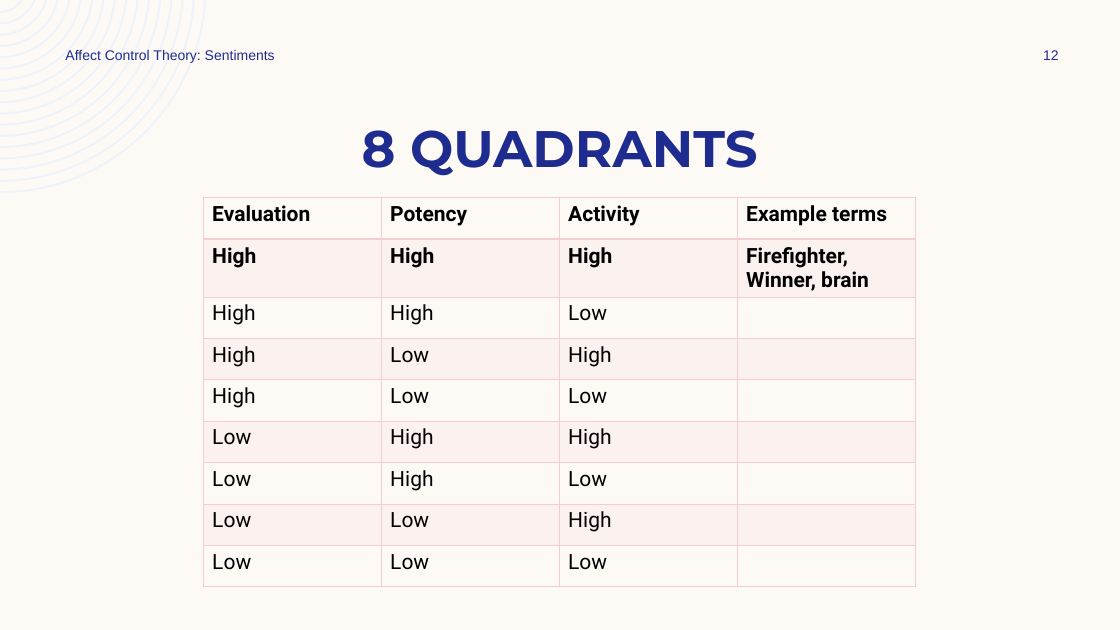
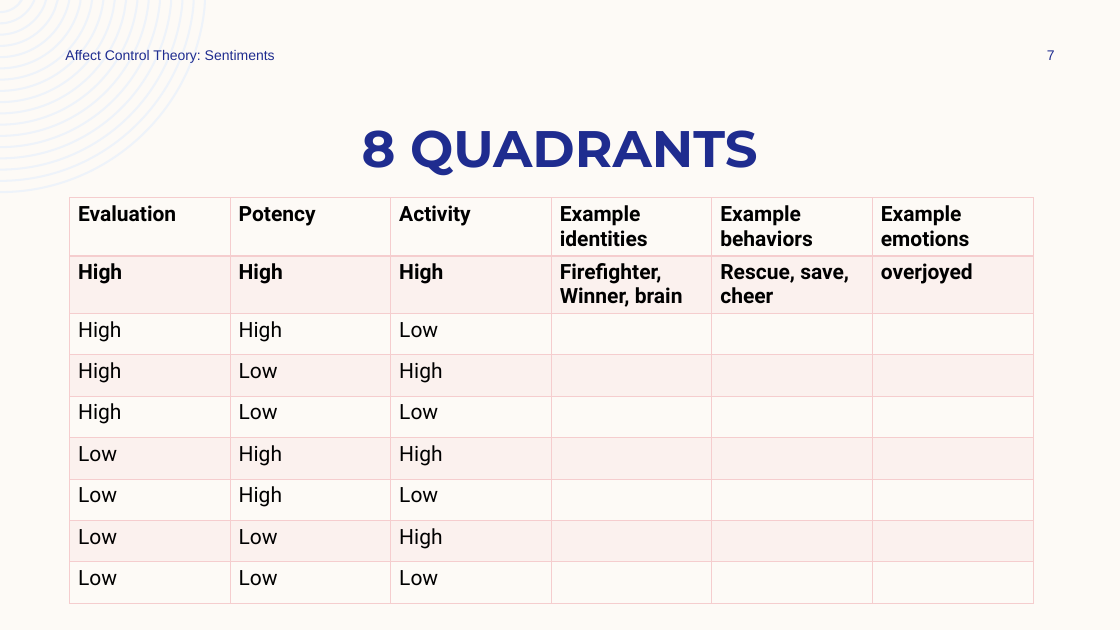
Before and after one commit to ekmaloney/soc490s, a slide deck: slide 7 of slides/jan_26.pptx (slide 12 before the commit). Drawn at 1120x630 pixels with LibreOffice and Linux fonts; fonts in the diff are those of the drawing. Boxes give left, top, right and bottom in pixels: in the first picture for what was removed or moved away, otherwise in the second. Text is boxed around its words. In the diff, an @@ line names an element or a change of style, - is before the commit and + after.

```diff
--- a/slides/jan_26.pptx
+++ b/slides/jan_26.pptx
@@ page number at [1047,50,1055,60]: text changed @@
-12
+7
@@ table at [70,198,1033,606] @@
-column 4: Example terms | Firefighter, / Winner, brain |  |  |  |  |  |  | 
+column 4: Example identities | Firefighter, / Winner, brain |  |  |  |  |  |  | 
+column 5: Example behaviors | Rescue, save, cheer |  |  |  |  |  |  | 
+column 6: Example emotions | overjoyed |  |  |  |  |  |  | 
@@ table: place and size @@
-table at [204,198,917,588]
+table at [70,198,1033,606]
```
Also in this commit, not shown: 10 other slides changed, 29 slides added, 23 slides removed, 14 other files.
